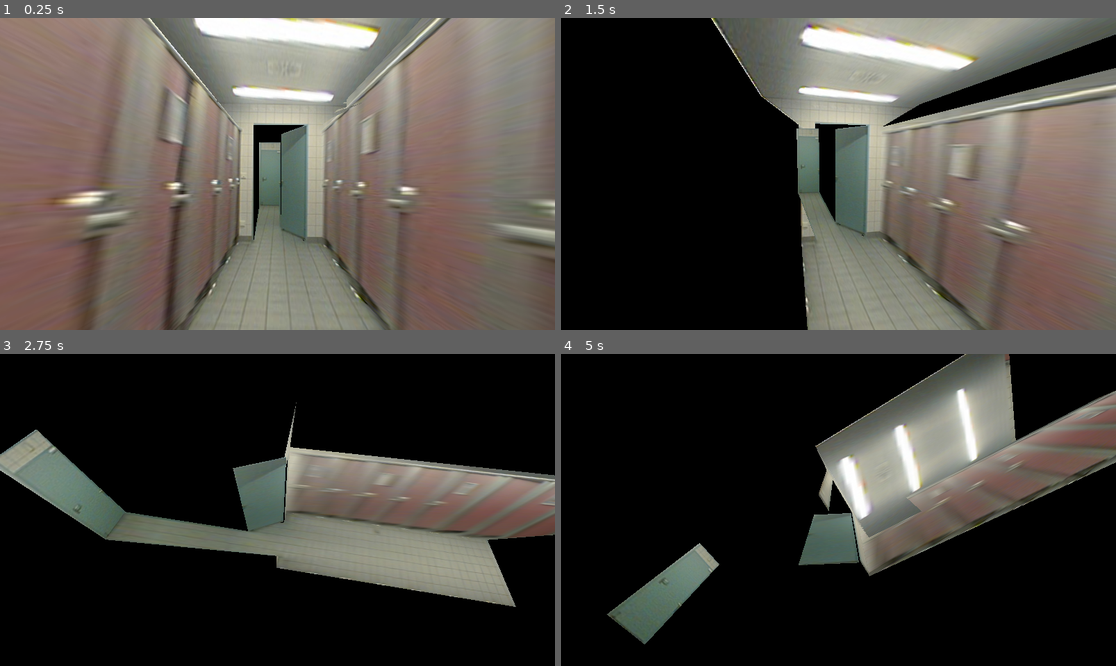
Above: before the commit, frames 1-4 (two rows, left to right).
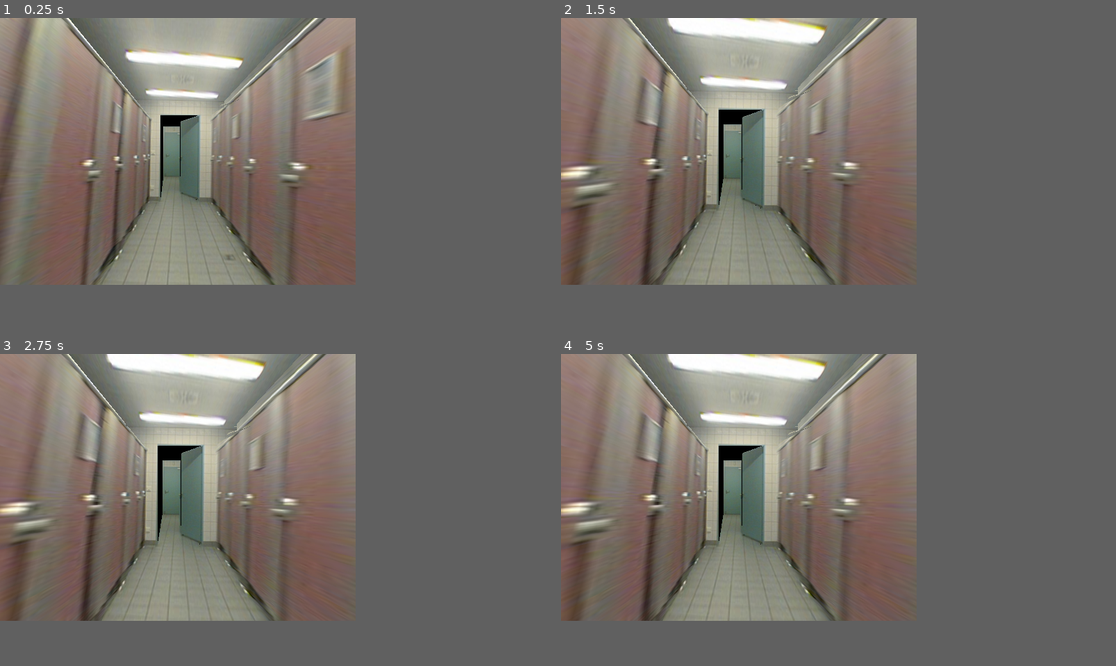
Above: after the commit, the same moments.

Repository: TheiaB/photo-course-game
Game: Godot game, scene res://scenes/archive/bathroom.tscn
Same seed, same stepped clock (60 frames per second), same inputs: the game is played once before the commit and once after it.
Inputs (mouse positions are in pixels of both pictures, inside the frame that each line leads up to):
- Up to frame 1 (0.25 s): no input
- Up to frame 2 (1.5 s): move the mouse to (960, 158) at 0.52 s; hold . (multi_swipe_down_right) 0.53-1.25 s; hold Space (shuffle) 0.53-1.25 s; click (960, 158) at 0.67 s; tap Enter at 1.25 s; drag from (727, 189) to (810, 236) at 1.27 s
- Up to frame 3 (2.75 s): move the mouse to (333, 441) at 2.02 s; hold . (multi_swipe_down_right) from 2.03 s (still down); hold Mouse wheel down (pinch_inward) from 2.03 s (still down); click (333, 441) at 2.17 s; tap Space (shuffle) at 2.3 s
- Up to frame 4 (5 s): release . (multi_swipe_down_right) at 2.75 s; release Mouse wheel down (pinch_inward) at 2.75 s; drag from (810, 572) to (672, 463) at 2.77 s; move the mouse to (1005, 556) at 3.52 s; hold M (multi_swipe_down_left) 3.53-4.25 s; hold Space (shuffle) 3.53-4.25 s; click (1005, 556) at 3.67 s; drag from (672, 463) to (755, 432) at 4.27 s
In our replay, the window is 799x449 before the commit and 512x384 after it. These sizes can differ from the game's own. Grey fills any space a smaller window leaves; there, only what the larger window draws over its background counts as a difference.

The runs differ from the first frame. In frame 1, 59% of the frame differs, in the area x 0-100%, y 0-100%; in frame 2, 86%; in frame 3, 64%; in frame 4, 66%.
Error before the commit: Cannot call method 'get_node_or_null' on a null value. (res://scripts/camera-rotation-matrjoschka.gd:61)
Error after the commit: Cannot call method 'hide' on a null value. (res://scripts/camera-rotation-matrjoschka.gd:62)

Commit message:
ich weiß es doch auch nicht mehr, bin sleep deprived as fuck

Diff:
--- a/materials/shaders/sphere-shader-1.gdshader
+++ b/materials/shaders/sphere-shader-1.gdshader
@@ -77,7 +77,7 @@
 	vec2 local_uv = mix(local_uv_far, local_uv_near,smoothDistance);
 
 	// Crop the Image via brightness (instead of repeating)
-	float threshold = 0.49;
+	float threshold = 0.5;
 	float brightness =
 		local_uv.x > -threshold &&  local_uv.x < threshold
 		&& local_uv.y > -threshold && local_uv.y < threshold ? 1.0 : 0.0;
--- a/project.godot
+++ b/project.godot
@@ -19,6 +19,11 @@
 
 Global="*res://scripts/global.gd"
 InputManager="*res://GTIM/InputManager.gd"
+
+[display]
+
+window/size/viewport_width=512
+window/size/viewport_height=384
 
 [filesystem]
 
--- a/scenes/matrjoschka.tscn
+++ b/scenes/matrjoschka.tscn
@@ -18,7 +18,7 @@
 tracks/0/loop_wrap = true
 tracks/0/keys = {
 "times": PackedFloat32Array(0.0333333, 0.966667),
-"transitions": PackedFloat32Array(-3, -3),
+"transitions": PackedFloat32Array(2, 2),
 "update": 0,
 "values": [0.0, 1.0]
 }
@@ -30,21 +30,49 @@
 tracks/1/loop_wrap = true
 tracks/1/keys = {
 "times": PackedFloat32Array(0, 0.966667, 1),
-"transitions": PackedFloat32Array(1, 1, 1),
+"transitions": PackedFloat32Array(2, 2, 2),
+"update": 1,
+"values": [false, false, true]
+}
+
+[sub_resource type="Animation" id="Animation_la83k"]
+resource_name = "zoom_to_start"
+tracks/0/type = "value"
+tracks/0/imported = false
+tracks/0/enabled = true
+tracks/0/path = NodePath("..:camera_animation_position")
+tracks/0/interp = 1
+tracks/0/loop_wrap = true
+tracks/0/keys = {
+"times": PackedFloat32Array(0.0333333, 0.966667),
+"transitions": PackedFloat32Array(-4, -4),
+"update": 0,
+"values": [0.0, 1.0]
+}
+tracks/1/type = "value"
+tracks/1/imported = false
+tracks/1/enabled = true
+tracks/1/path = NodePath("..:camera_interpolation")
+tracks/1/interp = 1
+tracks/1/loop_wrap = true
+tracks/1/keys = {
+"times": PackedFloat32Array(0, 0.966667, 1),
+"transitions": PackedFloat32Array(-4, -4, -4),
 "update": 1,
 "values": [false, false, true]
 }
 
 [sub_resource type="AnimationLibrary" id="AnimationLibrary_0hwrx"]
 _data = {
-"zoom_to_orb": SubResource("Animation_n0h1o")
+"zoom_to_orb": SubResource("Animation_n0h1o"),
+"zoom_to_start": SubResource("Animation_la83k")
 }
 
 [sub_resource type="ShaderMaterial" id="ShaderMaterial_dg425"]
 shader = ExtResource("5_l4uif")
 shader_parameter/wiggle = 0.03
 shader_parameter/wiggle_speed = 15.0
-shader_parameter/smear = 1.0
+shader_parameter/smear = 2.0
 shader_parameter/blur_samples = 5
 
 [sub_resource type="ShaderMaterial" id="ShaderMaterial_kjqw8"]
@@ -67,6 +95,7 @@
 script = ExtResource("1_4rj1d")
 scenes = Array[PackedScene]([ExtResource("2_l8au8"), ExtResource("3_kdtkg")])
 transition_duration = 2.0
+wait_until_reset_duration = 5.0
 current_scene = NodePath("../scene-model")
 camera_interpolation = false
 
@@ -105,9 +134,26 @@
 size_flags_horizontal = 0
 mouse_filter = 2
 
+[node name="Label" type="Label" parent="Manager/Camera3D/CanvasLayer"]
+anchors_preset = 3
+anchor_left = 1.0
+anchor_top = 1.0
+anchor_right = 1.0
+anchor_bottom = 1.0
+offset_left = -40.0
+offset_top = -23.0
+grow_horizontal = 0
+grow_vertical = 0
+text = "countdown: "
+
 [node name="TransitionTimer" type="Timer" parent="Manager"]
+one_shot = true
+
+[node name="InteractionTimer" type="Timer" parent="Manager"]
+wait_time = 4.0
 one_shot = true
 
 [node name="scene-model" parent="." instance=ExtResource("13_1gbul")]
 
 [connection signal="timeout" from="Manager/TransitionTimer" to="Manager" method="_on_transition_timer_timeout"]
+[connection signal="timeout" from="Manager/InteractionTimer" to="Manager" method="_on_interaction_timer_timeout"]
--- a/scenes/scenes/scene_hospital_corner.tscn
+++ b/scenes/scenes/scene_hospital_corner.tscn
@@ -3,3 +3,6 @@
 [ext_resource type="PackedScene" uid="uid://8qsnjk5awc87" path="res://scenes/scene-default.tscn" id="1_1fi83"]
 
 [node name="Scene-hospital-corner" instance=ExtResource("1_1fi83")]
+
+[node name="camera_position" parent="." index="0"]
+fov = 33.9
--- a/scenes/scenes/scene_hospital_corridor.tscn
+++ b/scenes/scenes/scene_hospital_corridor.tscn
@@ -8,7 +8,7 @@
 
 [node name="camera_position" parent="." index="0"]
 transform = Transform3D(0.35172, 0.0134861, -0.936008, -0.0104712, 0.999891, 0.0104718, 0.936047, 0.00611801, 0.351822, -7.61, 0.239, 2.784)
-fov = 40.7
+fov = 29.6
 
 [node name="scene_model" parent="." index="1"]
 mesh = ExtResource("2_7pveg")
--- a/scripts/camera-rotation-matrjoschka.gd
+++ b/scripts/camera-rotation-matrjoschka.gd
@@ -6,6 +6,8 @@
 @onready var scene_manager: Node3D = $"../scene-manager"
 @onready var transition_timer: Timer = $TransitionTimer
 @onready var transition_anim_player: AnimationPlayer = $TransitionAnimPlayer
+@onready var debugonscreen: Label = $Camera3D/CanvasLayer/Label
+@onready var interaction_timer: Timer = $InteractionTimer
 
 var v_right = Vector3(1, 0, 0) # Or Vector3.RIGHT -> rotates up and down
 var v_up = Vector3(0, 1, 0) # Or Vector3.UP -> rotates left and right
@@ -17,6 +19,7 @@
 var scene_int := 0
 
 @export_range(0.1,5.0) var transition_duration := 1.0
+@export_range(2.0,60.0) var wait_until_reset_duration := 30.0
 @export var zoom_min := 0.5
 @export var zoom_max := 20.0
 
@@ -26,10 +29,12 @@
 @export var current_scene:Node
 
 var current_sphere: MeshInstance3D
-var sphere_pos: Vector3
+var transition_end_pos: Vector3
 var transition_start_pos: Vector3
+var transition_default_pos: Vector3
+var transition_end_rot:Quaternion
 var transition_start_rot:Quaternion
-var transition_end_rot:Quaternion
+var transition_default_rot:Quaternion
 var mouse_left_down: bool = false
 var lerped_change := Vector2(0,0)
 
@@ -54,6 +59,7 @@
 
 # Called when the node enters the scene tree for the first time.
 func _ready():
+	debugonscreen.hide()
 	camera_interpolation = true
 	randomize()
 	camera.position.z = desired_zoom
@@ -62,6 +68,7 @@
 	# set animation speed
 	transition_anim_player.speed_scale = 1.0/transition_duration
 	transition_timer.wait_time = transition_duration
+	interaction_timer.wait_time = wait_until_reset_duration
 	Global.yell()
 	pass # Replace with function body.
 
@@ -72,6 +79,7 @@
 		camera.environment = default_env
 
 	if event is InputEventScreenTouch:
+		interaction_timer.start()
 		pinchStartDist = 0.0
 		usingTouch = true
 		print('touch')
@@ -94,6 +102,7 @@
 
 	# click
 	if event is InputEventMouseButton and not usingTouch:
+		interaction_timer.start()
 		# click
 		if event.button_index == 1 and event.is_pressed():
 			mouse_left_down = true
@@ -118,7 +127,7 @@
 	if event.is_action_pressed('shuffle'):
 		print('space')
 		scene_int+=1
-		next_scene(scene_int)
+		load_scene(scene_int)
 
 	# Dragging - start
 	if event is InputEventSingleScreenTouch:
@@ -138,9 +147,10 @@
 			dragging = true
 		pass
 
+
 func _process( delta ):
+	#debugonscreen.text = str(int(interaction_timer.time_left))
 	# movement
-
 	# reset when let go
 	if dragging:
 		dragging = false
@@ -162,9 +172,8 @@
 	if(camera_interpolation):
 		move_and_rotate()
 	else:
-		zoom_into_orb()
-		pass
-	print(camera.global_transform)
+		transition_camera()
+		pass
 
 func user_clicked( here ):
 	print("click (start: "+str(mouse_start)+") end("+str(here)+")")
@@ -175,46 +184,51 @@
 		var query = PhysicsRayQueryParameters3D.create(origin, end)
 		var result = space_state.intersect_ray(query)
 		if(result.get("collider") != null) and transition_timer.is_stopped():
-			# load next scene
 			scene_int+=1
-			transition_timer.start()
-			transition_anim_player.play('zoom_to_orb')
-			# automatically sets
-			camera_interpolation = false
-
-			transition_start_pos = camera.global_position
-			sphere_pos = current_sphere.global_position
-
-			print('start: ---- ',transition_start_pos, ' --- end --- ',sphere_pos)
-			# interpolates camera_animation_position from 0.0 to 1.0
-			# at the end:
-			#_on_transition_timer_timeout()
-			#next_scene(scene_int)
-
-			# OH MY GOD QUARTERNIONS ARE A MESS
-			transition_start_rot = camera.global_transform.basis.get_rotation_quaternion().normalized()
-
-			transition_end_rot = camera.global_transform.looking_at(current_sphere.global_position).basis.get_rotation_quaternion().normalized()
-
-			# quick preview: set basis
-			#camera.global_transform.basis = Basis(camera.global_transform.looking_at(current_sphere.global_position).basis.get_rotation_quaternion().normalized())
+			start_scene_transition()
 		pass
 	pass
 
 func _on_transition_timer_timeout() -> void:
-	next_scene(scene_int)
+	load_scene(scene_int)
 	pass # Replace with function body.
 
-func zoom_into_orb():
-	camera.look_at(sphere_pos)
-
+func start_scene_transition():
+	# load next scene
+	# automatically sets
+	camera_interpolation = false
+
+	transition_start_pos = camera.global_position
+	transition_end_pos = current_sphere.global_position
+
+	print('start: ---- ',transition_start_pos, ' --- end --- ',transition_end_pos)
+	# interpolates camera_animation_position from 0.0 to 1.0
+	# at the end:
+	#_on_transition_timer_timeout()
+	#load_scene(scene_int)
+
+	# OH MY GOD QUARTERNIONS ARE A MESS
+	transition_start_rot = camera.global_transform.basis.get_rotation_quaternion().normalized()
+
+	transition_end_rot = camera.global_transform.looking_at(current_sphere.global_position).basis.get_rotation_quaternion().normalized()
+
+	# quick preview: set basis
+	#camera.global_transform.basis = Basis(camera.global_transform.looking_at(current_sphere.global_position).basis.get_rotation_quaternion().normalized())
+
+	# START TRANSITION
+	transition_timer.start()
+	interaction_timer.stop()
+	transition_anim_player.play('zoom_to_orb')
+
+func transition_camera():
+	#camera.look_at(transition_end_pos)
 	camera.global_transform.basis = Basis(transition_start_rot.slerp(transition_end_rot, camera_animation_position))
 
-	camera.global_position = lerp(transition_start_pos, sphere_pos, camera_animation_position)
-	#camera.global_position = sphere_pos
+	camera.global_position = lerp(transition_start_pos, transition_end_pos, camera_animation_position)
+	#camera.global_position = transition_end_pos
 	pass
 
-func next_scene(i):
+func load_scene(i):
 	camera.environment = reset_env
 	# Load new scene
 	var new_scene = scenes[i % scenes.size()].instantiate()
@@ -233,24 +247,37 @@
 			camera.global_position = child.global_position
 			camera_interpolation = true
 			desired_zoom = camera.position.z # auto prevent zooming back
-			camera.fov = child.fov * 0.75
+			camera.fov = child.fov # fit height on wider
 
 	# dynamically apply texture to orb
 	# load next scene
-	var next_scene = scenes[(i+1) % scenes.size()].instantiate()
-	var next_scene_mdl = next_scene.get_node_or_null("scene_model")
-	if(next_scene_mdl != null):
+	var load_scene = scenes[(i+1) % scenes.size()].instantiate()
+	var load_scene_mdl = load_scene.get_node_or_null("scene_model")
+	if(load_scene_mdl != null):
 		print(">>> apply material")
 		# texture of following scene's model material
-		var next_scene_mat: StandardMaterial3D = next_scene_mdl.get_surface_override_material(0)
-		var next_image = next_scene_mat.emission_texture
+		var load_scene_mat: StandardMaterial3D = load_scene_mdl.get_surface_override_material(load_scene_mdl.get_surface_override_material_count()-1)
+		var next_image = load_scene_mat.emission_texture
 		# applied to current sphere
 		current_sphere = current_scene.get_node_or_null("scene_sphere")
+		# get the LAST material
 		var current_sphere_mat: Material = current_sphere.get_surface_override_material(0)
 		var current_sphere_scale: float = current_sphere.scale.x
 		current_sphere_mat.set_shader_parameter("image",next_image)
 		# default scale is optimized for 0.4, if sphere smaller, needs to apply smaller shader scale
 		current_sphere_mat.set_shader_parameter("scale",current_sphere_scale/0.4)
+
+		var image_aspect_ratio:float = float(next_image.get_width()) / float(next_image.get_height())
+		var viewport_aspect_ratio:float = float(get_viewport().size.x) / float(get_viewport().size.y)
+		print('image: ',image_aspect_ratio)
+		print('viewp: ',viewport_aspect_ratio)
+		if(image_aspect_ratio > viewport_aspect_ratio):
+			camera.fov *= (image_aspect_ratio / viewport_aspect_ratio) * 0.95
+			# TEMPORARY: manual correction
+
+	# set defaults
+	transition_default_pos = camera.global_position
+	transition_default_rot = camera.global_transform.basis.get_rotation_quaternion().normalized()
 
 func move_and_rotate():
 	# zoom
@@ -265,3 +292,22 @@
 		# apply rotation (by 2 axes)
 		rotate(v_up,clamp(rotation_amount * lerped_change[0],-.05,.05))
 		rotate_object_local(v_right,clamp(rotation_amount * lerped_change[1],-.05,.05))
+
+func _on_interaction_timer_timeout() -> void:
+	# start_scene_transition()
+	reset_view()
+	pass # Replace with function body.
+
+func reset_view():
+	# ROTATION
+	# current
+	transition_start_pos = camera.global_position
+	transition_start_rot = camera.global_transform.basis.get_rotation_quaternion().normalized()
+
+	# default (peak in scene)
+	transition_end_rot = transition_default_rot
+	transition_end_pos = transition_default_pos
+
+	transition_timer.start()
+	interaction_timer.stop()
+	transition_anim_player.play('zoom_to_start')
Not shown, added: export_presets.cfg
Not shown: 1 places in scenes/matrjoschka.tscn that only renumber resources
